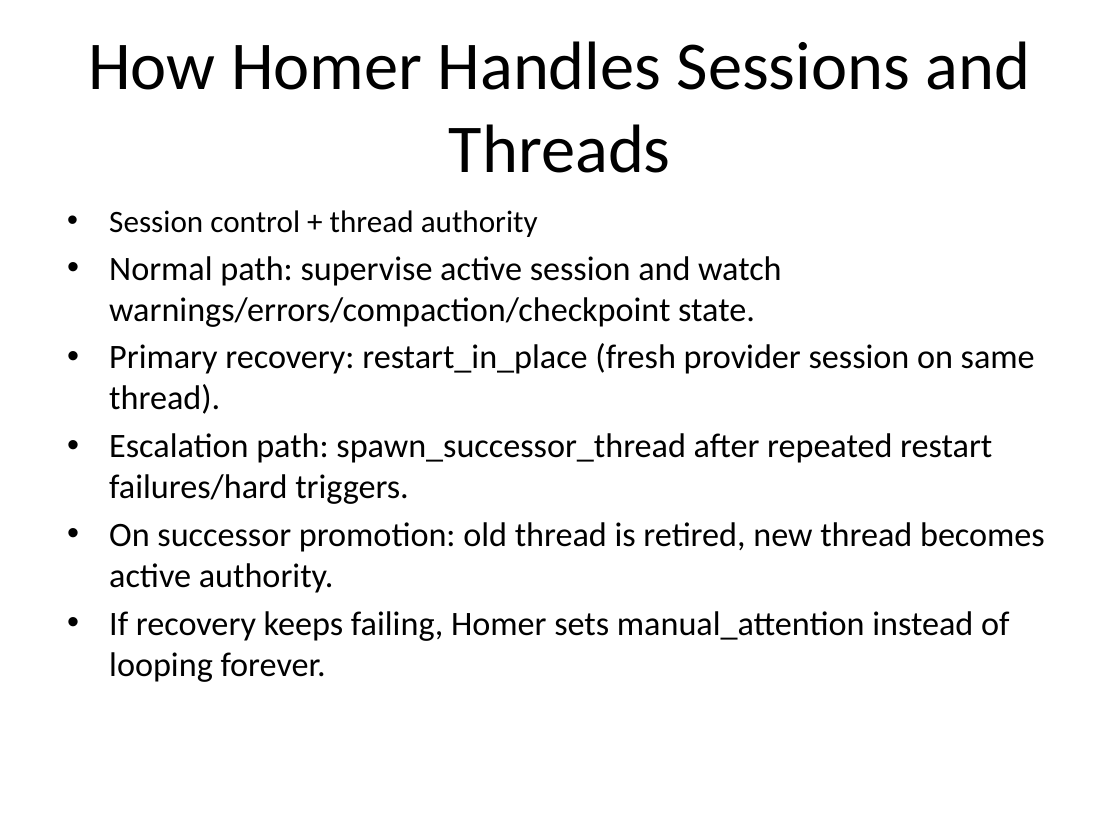
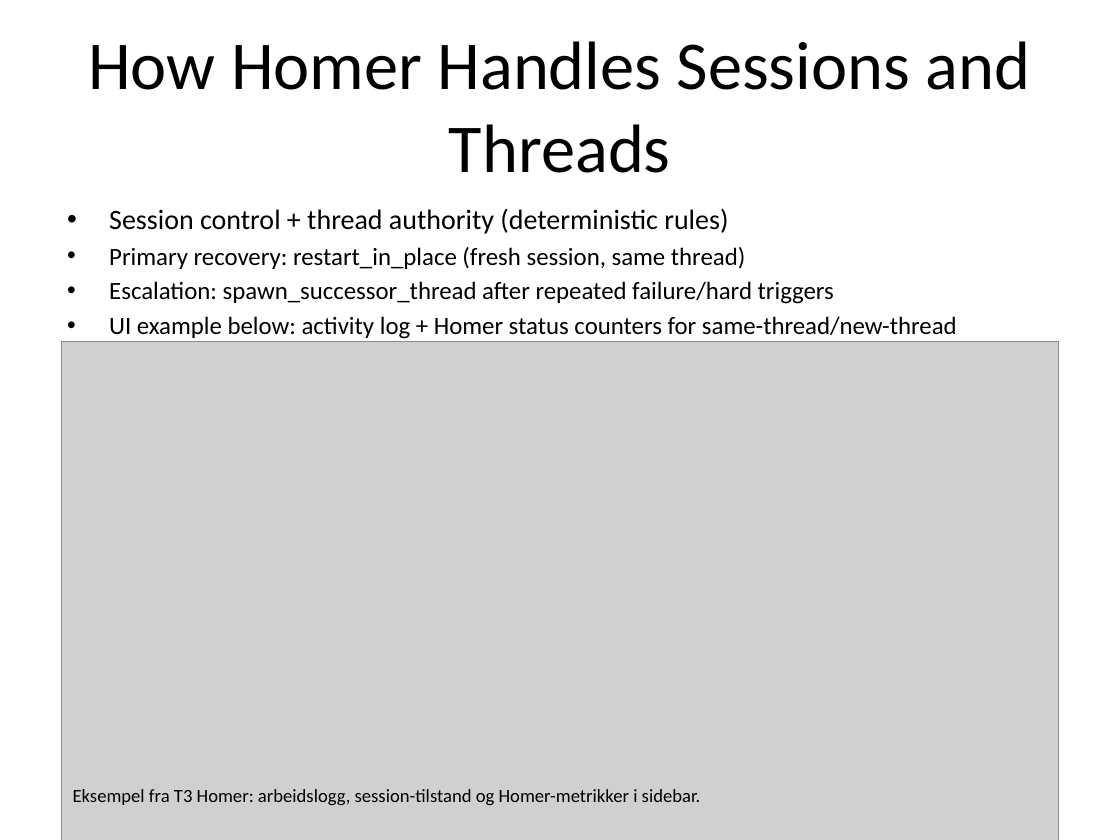
Before and after one commit to soolafsen/t3code, a slide deck: slide 2 of docs/T3-Homer-brief-overview.pptx. Drawn at 1120x840 pixels with LibreOffice and Linux fonts; fonts in the diff are those of the drawing; grey boxes stand for pictures. Boxes give left, top, right and bottom in pixels: in the first picture for what was removed or moved away, otherwise in the second. Text is boxed around its words. In the diff, an @@ line names an element or a change of style, - is before the commit and + after.

Commit message:
docs(homer): add UI screenshot to overview deck

```diff
--- a/docs/T3-Homer-brief-overview.pptx
+++ b/docs/T3-Homer-brief-overview.pptx
@@ text at <box>109,208,957,339</box>: text changed; size 22 to 16 pt @@
-• Session control + thread authority
-• Normal path: supervise active session and watch warnings/errors/compaction/checkpoint state.
-• Primary recovery: restart_in_place (fresh provider session on same thread).
-• Escalation path: spawn_successor_thread after repeated restart failures/hard triggers.
-• On successor promotion: old thread is retired, new thread becomes active authority.
-• If recovery keeps failing, Homer sets manual_attention instead of looping forever.
+• Session control + thread authority (deterministic rules)
+• Primary recovery: restart_in_place (fresh session, same thread)
+• Escalation: spawn_successor_thread after repeated failure/hard triggers
+• UI example below: activity log + Homer status counters for same-thread/new-thread
@@ picture added at <box>62,342,1058,840</box> @@
@@ text added at <box>73,789,701,805</box>, 12 pt, text #000000 @@
+Eksempel fra T3 Homer: arbeidslogg, session-tilstand og Homer-metrikker i sidebar.
```
Also in this commit, not shown: 1 other file.
